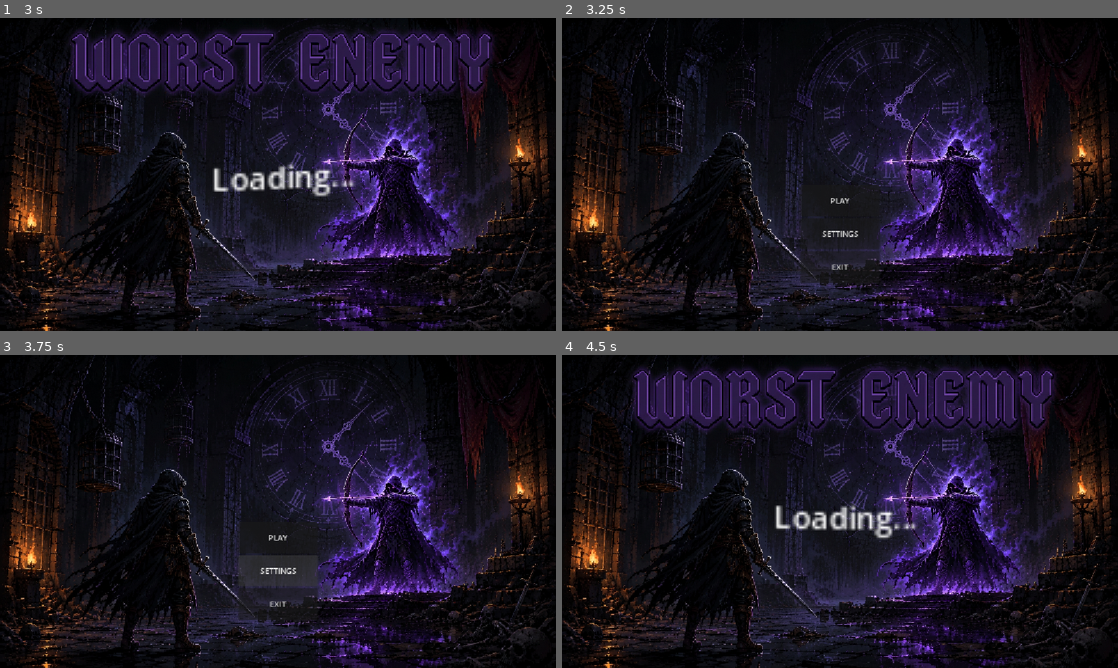
Above: before the commit, frames 1-4 (two rows, left to right).
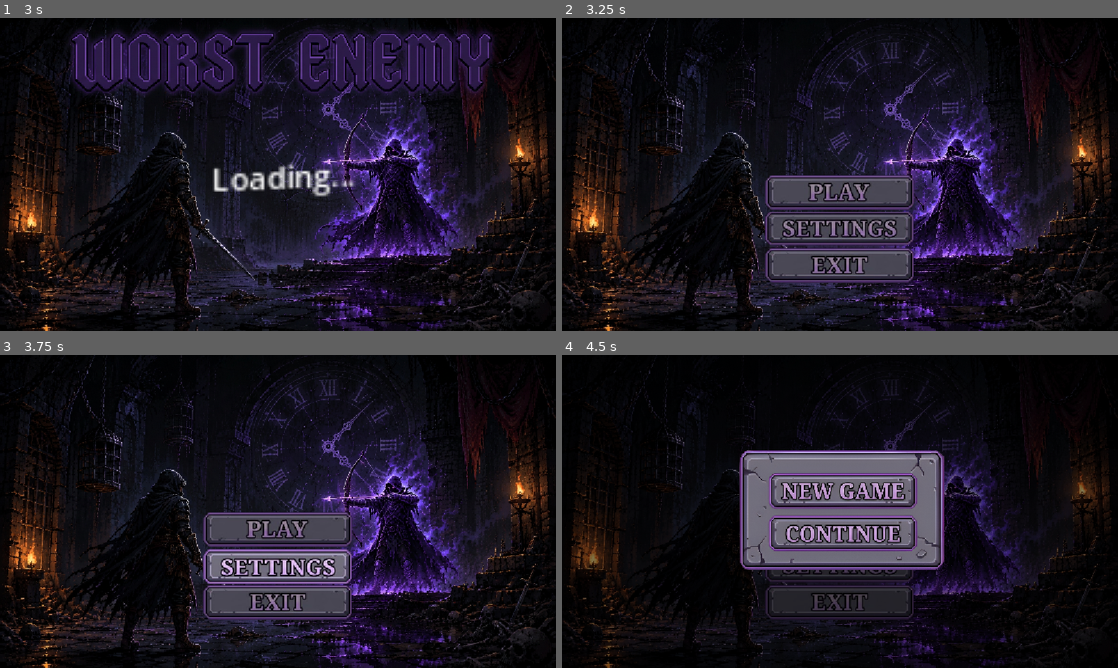
Above: after the commit, the same moments.

Repository: Muh1shaq/WorstEnemy
Game: Godot game, scene res://scenes/ui/loading_screen.tscn
The game is run twice, just before and just after one commit, with the same random seed, the same clock (stepped at 60 frames per second) and the same inputs.
Inputs (mouse positions are in pixels of both pictures, inside the frame that each line leads up to; where the layout moved, square brackets give the same spot in the first picture):
- Up to frame 1 (3 s): move the mouse to (400, 158) at 0.52 s; click (400, 158) at 0.67 s; move the mouse to (166, 190) at 1.27 s; click (166, 190) at 1.42 s; move the mouse to (333, 105) at 2.02 s; click (333, 105) at 2.17 s; move the mouse to (250, 237) at 2.77 s; click (250, 237) at 2.92 s
- Up to frame 2 (3.25 s): no input
- Up to frame 3 (3.75 s): click (278, 564) [278, 570] at 3.5 s
- Up to frame 4 (4.5 s): click (840, 530) [840, 536] at 4.25 s

Frame 1 is identical in both runs. In frame 2, 7.2% of the frame differs, in the area x 36-64%, y 50-85%; in frame 3, 7.7%; in frame 4, 37%, in the area x 0-99%, y 2-100%.
Error after the commit: Trying to assign value of type 'TextureButton' to a variable of type 'Button'. (res://scenes/ui/play_popup.gd:6)

Commit message:
game update

Diff:
--- a/worst-enemy/scenes/ui/main_screen.tscn
+++ b/worst-enemy/scenes/ui/main_screen.tscn
@@ -2,6 +2,44 @@
 
 [ext_resource type="Script" uid="uid://cdcih8otmj7pf" path="res://scripts/main_screen.gd" id="1_1ws2m"]
 [ext_resource type="Texture2D" uid="uid://cbi3hpnfio8se" path="res://assets/backgrounds/MainScreen.png" id="1_pc1m0"]
+[ext_resource type="Texture2D" uid="uid://cho0s1sikrx2e" path="res://assets/sprites/ui/button.png" id="3_wxjlq"]
+[ext_resource type="PackedScene" uid="uid://brotn4obd3jjt" path="res://scenes/ui/play_pop_up.tscn" id="4_lgxmk"]
+
+[sub_resource type="AtlasTexture" id="AtlasTexture_bs46r"]
+atlas = ExtResource("3_wxjlq")
+region = Rect2(349.97333, 10.958826, 312.01874, 72.06083)
+
+[sub_resource type="AtlasTexture" id="AtlasTexture_ic3oy"]
+atlas = ExtResource("3_wxjlq")
+region = Rect2(350.01462, 10.937605, 311.99057, 72.05045)
+
+[sub_resource type="AtlasTexture" id="AtlasTexture_amlif"]
+atlas = ExtResource("3_wxjlq")
+region = Rect2(8.956986, 6.9654827, 311.0538, 74.04315)
+
+[sub_resource type="AtlasTexture" id="AtlasTexture_wxjlq"]
+atlas = ExtResource("3_wxjlq")
+region = Rect2(350.9369, 93.01655, 310.08496, 70.00416)
+
+[sub_resource type="AtlasTexture" id="AtlasTexture_lgxmk"]
+atlas = ExtResource("3_wxjlq")
+region = Rect2(350.937, 93.017, 310.085, 70.004)
+
+[sub_resource type="AtlasTexture" id="AtlasTexture_25c13"]
+atlas = ExtResource("3_wxjlq")
+region = Rect2(8.944266, 88.967896, 310.0616, 74.05682)
+
+[sub_resource type="AtlasTexture" id="AtlasTexture_odiyu"]
+atlas = ExtResource("3_wxjlq")
+region = Rect2(350.0882, 170.96326, 310.86536, 73.05536)
+
+[sub_resource type="AtlasTexture" id="AtlasTexture_51vel"]
+atlas = ExtResource("3_wxjlq")
+region = Rect2(350.088, 170.963, 310.865, 73.055)
+
+[sub_resource type="AtlasTexture" id="AtlasTexture_s4t25"]
+atlas = ExtResource("3_wxjlq")
+region = Rect2(8.891163, 170.82285, 311.05313, 74.09372)
 
 [node name="MainScreen" type="Control" unique_id=769747405]
 layout_mode = 3
@@ -37,20 +75,30 @@
 grow_vertical = 0
 metadata/_edit_use_anchors_ = true
 
-[node name="PlayButton" type="Button" parent="VBoxContainer" unique_id=1381364037]
+[node name="PlayButton" type="TextureButton" parent="VBoxContainer" unique_id=497995654]
 layout_mode = 2
 size_flags_vertical = 3
-text = "PLAY"
+texture_normal = SubResource("AtlasTexture_bs46r")
+texture_pressed = SubResource("AtlasTexture_ic3oy")
+texture_hover = SubResource("AtlasTexture_amlif")
 
-[node name="SettingsButton" type="Button" parent="VBoxContainer" unique_id=1303090913]
+[node name="SettingsButton" type="TextureButton" parent="VBoxContainer" unique_id=137922398]
 layout_mode = 2
 size_flags_vertical = 3
-text = "SETTINGS"
+texture_normal = SubResource("AtlasTexture_wxjlq")
+texture_pressed = SubResource("AtlasTexture_lgxmk")
+texture_hover = SubResource("AtlasTexture_25c13")
 
-[node name="ExitButton" type="Button" parent="VBoxContainer" unique_id=1951928655]
+[node name="ExitButton" type="TextureButton" parent="VBoxContainer" unique_id=2021407337]
 layout_mode = 2
 size_flags_vertical = 3
-text = "EXIT"
+texture_normal = SubResource("AtlasTexture_odiyu")
+texture_pressed = SubResource("AtlasTexture_51vel")
+texture_hover = SubResource("AtlasTexture_s4t25")
+
+[node name="PlayPopUp" parent="." unique_id=486507811 instance=ExtResource("4_lgxmk")]
+visible = false
+layout_mode = 1
 
 [connection signal="pressed" from="VBoxContainer/PlayButton" to="." method="_on_play_button_pressed"]
 [connection signal="pressed" from="VBoxContainer/ExitButton" to="." method="_on_exit_button_pressed"]
--- /dev/null
+++ b/worst-enemy/scenes/ui/play_pop_up.tscn
@@ -0,0 +1,59 @@
+[gd_scene format=3 uid="uid://brotn4obd3jjt"]
+
+[ext_resource type="Texture2D" uid="uid://cp6ttf1qkpylt" path="res://assets/sprites/ui/PopUpPlay.png" id="1_e5o6n"]
+[ext_resource type="Script" uid="uid://csw8bfqw3xibq" path="res://scenes/ui/play_popup.gd" id="1_v53if"]
+
+[node name="PlayPopUp" type="Control" unique_id=486507811]
+layout_mode = 3
+anchors_preset = 15
+anchor_right = 1.0
+anchor_bottom = 1.0
+grow_horizontal = 2
+grow_vertical = 2
+script = ExtResource("1_v53if")
+
+[node name="Background" type="ColorRect" parent="." unique_id=1646777677]
+layout_mode = 1
+anchors_preset = 15
+anchor_right = 1.0
+anchor_bottom = 1.0
+grow_horizontal = 2
+grow_vertical = 2
+color = Color(0, 0, 0, 0.5019608)
+
+[node name="Frame" type="TextureRect" parent="." unique_id=1532521071]
+layout_mode = 1
+anchors_preset = 8
+anchor_left = 0.5
+anchor_top = 0.5
+anchor_right = 0.5
+anchor_bottom = 0.5
+offset_left = -411.0
+offset_top = -151.5
+offset_right = 411.0
+offset_bottom = 151.5
+grow_horizontal = 2
+grow_vertical = 2
+texture = ExtResource("1_e5o6n")
+expand_mode = 1
+
+[node name="VBoxContainer" type="VBoxContainer" parent="Frame" unique_id=951235647]
+layout_mode = 1
+anchors_preset = -1
+anchor_left = 0.24700001
+anchor_top = 0.081
+anchor_right = 0.763
+anchor_bottom = 0.89900005
+offset_left = -0.03401184
+offset_top = -0.042999268
+offset_right = -0.18603516
+offset_bottom = 0.102996826
+grow_horizontal = 2
+grow_vertical = 2
+
+[node name="NewGameButton" type="TextureButton" parent="Frame/VBoxContainer" unique_id=945735284]
+layout_mode = 2
+size_flags_vertical = 4
+
+[node name="ContinueButton" type="TextureButton" parent="Frame/VBoxContainer" unique_id=1395301953]
+layout_mode = 2
--- /dev/null
+++ b/worst-enemy/scenes/ui/play_popup.gd
@@ -0,0 +1,25 @@
+extends Control
+
+signal new_game_pressed
+signal continue_pressed
+
+@onready var new_game_button: Button = $Frame/VBoxContainer/NewGameButton
+@onready var continue_button: Button = $Frame/VBoxContainer/ContinueButton
+
+func _ready() -> void:
+	hide() # Sembunyikan pop-up saat awal game berjalan
+
+	# Hubungkan tombol internal ke signal
+	if new_game_button:
+		new_game_button.pressed.connect(func(): new_game_pressed.emit())
+	if continue_button:
+		continue_button.pressed.connect(func(): continue_pressed.emit())
+
+# Fungsi untuk membuka pop-up (dipanggil dari main_screen)
+func open_popup() -> void:
+	show()
+
+# Menutup pop-up saat mengklik area luar (Background)
+func _gui_input(event: InputEvent) -> void:
+	if event is InputEventMouseButton and event.pressed and event.button_index == MOUSE_BUTTON_LEFT:
+		hide()
--- /dev/null
+++ b/worst-enemy/scenes/ui/settings_menu.tscn
@@ -0,0 +1,81 @@
+[gd_scene format=3 uid="uid://d0iyso2os16ve"]
+
+[ext_resource type="Texture2D" uid="uid://b0wm5ixn1ryb8" path="res://assets/backgrounds/settings_scene.png" id="1_qwcqe"]
+
+[node name="SettingsMenu" type="Control" unique_id=105289528]
+layout_mode = 3
+anchors_preset = 15
+anchor_right = 1.0
+anchor_bottom = 1.0
+grow_horizontal = 2
+grow_vertical = 2
+
+[node name="Background" type="TextureRect" parent="." unique_id=1376363926]
+layout_mode = 1
+anchors_preset = 15
+anchor_right = 1.0
+anchor_bottom = 1.0
+grow_horizontal = 2
+grow_vertical = 2
+texture = ExtResource("1_qwcqe")
+expand_mode = 1
+
+[node name="ControlOverlay" type="Control" parent="." unique_id=830090082]
+layout_mode = 1
+anchors_preset = 15
+anchor_right = 1.0
+anchor_bottom = 1.0
+offset_left = 293.0
+offset_top = 62.0
+offset_right = -293.0
+offset_bottom = -50.0
+grow_horizontal = 2
+grow_vertical = 2
+
+[node name="Mute" type="CheckButton" parent="ControlOverlay" unique_id=1555106591]
+layout_mode = 0
+offset_left = 400.0
+offset_top = 138.0
+offset_right = 448.0
+offset_bottom = 162.0
+scale = Vector2(1.5, 1.5)
+
+[node name="BGMSlider" type="HSlider" parent="ControlOverlay" unique_id=1402060424]
+layout_mode = 0
+offset_left = 300.0
+offset_top = 186.0
+offset_right = 411.0
+offset_bottom = 202.0
+scale = Vector2(1.5, 1.5)
+
+[node name="SFXSlider" type="HSlider" parent="ControlOverlay" unique_id=451795497]
+layout_mode = 0
+offset_left = 300.0
+offset_top = 234.0
+offset_right = 411.0
+offset_bottom = 250.0
+scale = Vector2(1.5, 1.5)
+
+[node name="FullScreen" type="CheckButton" parent="ControlOverlay" unique_id=2021144200]
+layout_mode = 0
+offset_left = 400.0
+offset_top = 322.0
+offset_right = 448.0
+offset_bottom = 346.0
+scale = Vector2(1.5, 1.5)
+
+[node name="ScreenShake" type="CheckButton" parent="ControlOverlay" unique_id=2021454040]
+layout_mode = 0
+offset_left = 400.0
+offset_top = 370.0
+offset_right = 448.0
+offset_bottom = 394.0
+scale = Vector2(1.5, 1.5)
+
+[node name="AutoPause" type="CheckButton" parent="ControlOverlay" unique_id=230614544]
+layout_mode = 0
+offset_left = 400.0
+offset_top = 466.0
+offset_right = 448.0
+offset_bottom = 490.0
+scale = Vector2(1.5, 1.5)
--- a/worst-enemy/scripts/main_screen.gd
+++ b/worst-enemy/scripts/main_screen.gd
@@ -1,9 +1,14 @@
 extends Control
-
+@onready var play_button: TextureButton = $VBoxContainer/PlayButton
+@onready var play_popup: Control = $PlayPopUp
+func _ready() -> void:
+	play_button.pressed.connect(_on_play_button_pressed)
+	play_popup.new_game_pressed.connect(_on_start_new_game)
+	play_popup.continue_pressed.connect(_on_continue_game)
 func _on_play_button_pressed() -> void:
-	# Mengubah scene ke Loading Screen
-	get_tree().change_scene_to_file("res://scenes/ui/loading_screen.tscn")
-
-func _on_exit_button_pressed() -> void:
-	# Keluar dari aplikasi
-	get_tree().quit()
+	play_popup.open_popup()
+func _on_start_new_game() -> void:
+	print("Memulai Game Baru...")
+	get_tree().change_scene_to_file("res://scenes/loading_screen.tscn") # Sesuaikan path scene Anda
+func _on_continue_game() -> void:
+	print("Melanjutkan Game...")
Binary file added: worst-enemy/assets/backgrounds/FarGround_Level1.png
Not shown, added: worst-enemy/assets/backgrounds/FarGround_Level1.png.import
Binary file added: worst-enemy/assets/backgrounds/ForeGround_Level1.png
Not shown, added: worst-enemy/assets/backgrounds/ForeGround_Level1.png.import
Binary file added: worst-enemy/assets/backgrounds/settings_scene.png
Not shown, added: worst-enemy/assets/backgrounds/settings_scene.png.import
Binary file added: worst-enemy/assets/sprites/ui/PopUpPlay.png
Not shown, added: worst-enemy/assets/sprites/ui/PopUpPlay.png.import
Binary file added: worst-enemy/assets/sprites/ui/button.png
Not shown, added: worst-enemy/assets/sprites/ui/button.png.import
Not shown, added: worst-enemy/scenes/ui/play_popup.gd.uid
